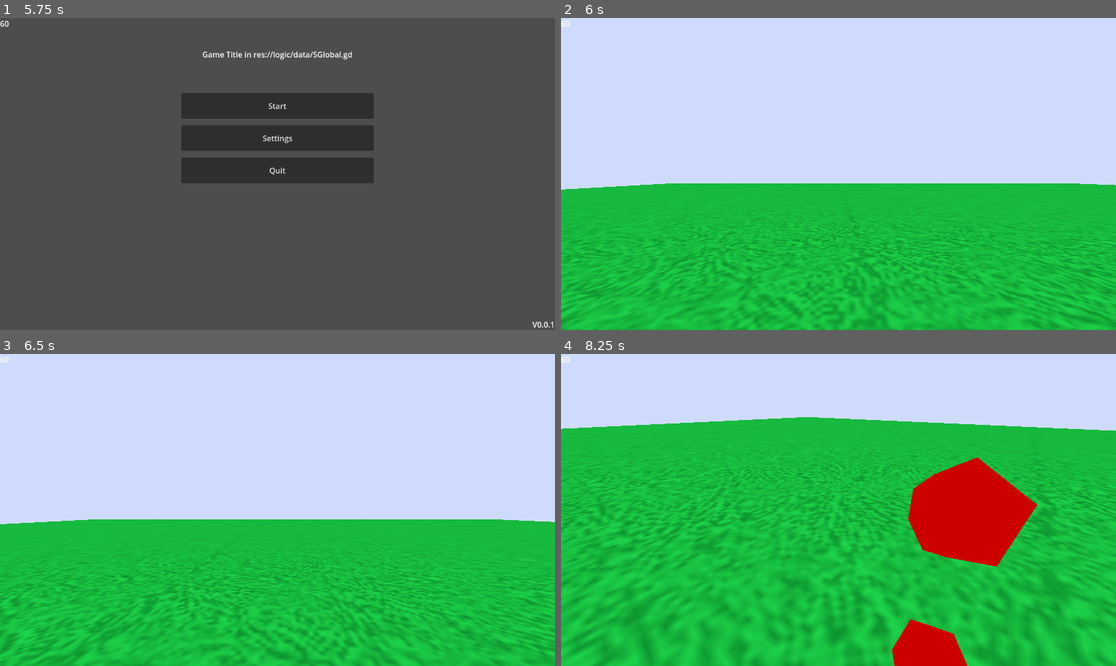
Above: before the commit, frames 1-4 (two rows, left to right).
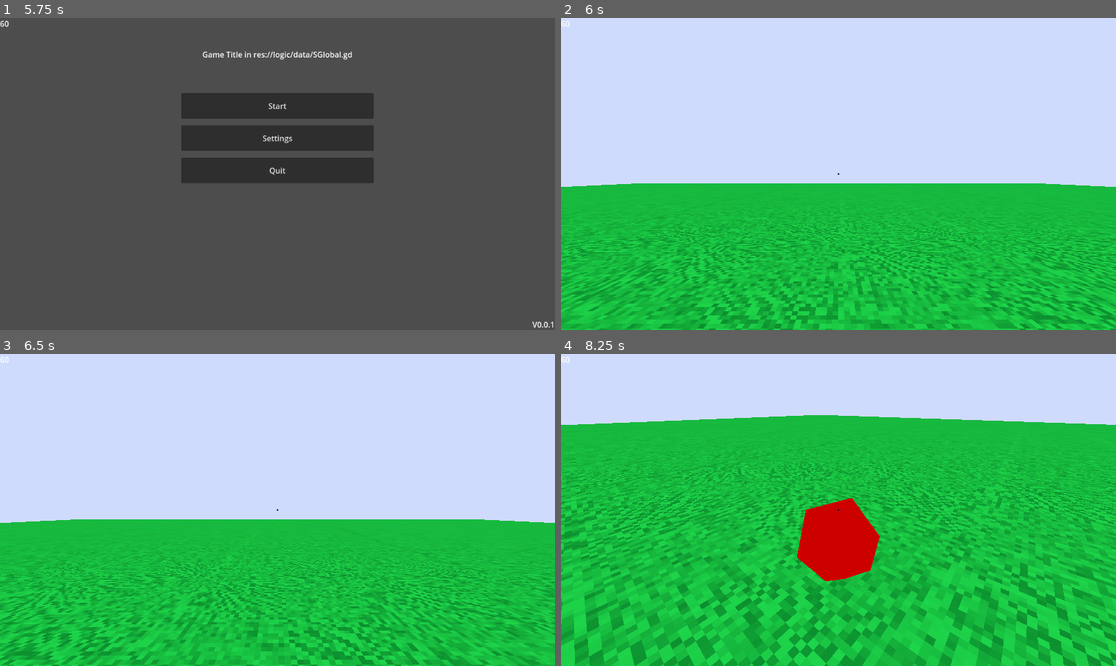
Above: after the commit, the same moments.

Repository: Duarterte/dougeball71_light
Game: Godot game, scene res://miscellaneous/first_boot/intro.tscn
Same seed, same stepped clock (60 frames per second), same inputs: the game is played once before the commit and once after it. Video files are missing from this copy of the repository; at most half a second of black plays in their place.
Inputs (mouse positions are in pixels of both pictures, inside the frame that each line leads up to):
- Up to frame 1 (5.75 s): click "Start" at 0.5 s; click "Start" at 1.25 s; tap Enter (ui_accept) at 2, 2.27, 2.75 s; move the mouse to (399, 158) at 2.02 s; press the mouse at (399, 158) at 2.03 s; hold Right (ui_right) 2.03-2.75 s; release the mouse at (399, 158) at 2.75 s; drag from (166, 189) to (249, 236) at 2.77 s; click "Settings" at 3.5 s; click (233, 114) at 4.25 s; click "Go Back" at 5 s
- Up to frame 2 (6 s): tap Enter (ui_accept) at 5.75 s; move the mouse to (894, 105) at 5.77 s; press the mouse at (894, 105) at 5.78 s; hold Right (ui_right) from 5.78 s (still down)
- Up to frame 3 (6.5 s): keep holding Right (ui_right)
- Up to frame 4 (8.25 s): move the mouse to (832, 516) at 6.52 s; release Right (ui_right) at 6.53 s; release the mouse at (832, 516) at 6.53 s; hold Up (ui_up) from 6.53 s (still down); click (832, 516) at 6.6 s; tap Enter (ui_accept) at 6.77, 7.52 s; move the mouse to (877, 513) at 7.27 s; press the mouse at (877, 513) at 7.28 s; move the mouse to (794, 506) at 8.02 s; release the mouse at (794, 506) at 8.03 s; click (794, 506) at 8.1 s

Frame 1 is identical in both runs. In frame 2, 11% of the frame differs, in the area x 0-100%, y 49-100%; in frame 3, 11%; in frame 4, 30%, in the area x 0-100%, y 19-100%.
Error after the commit: Invalid call. Nonexistent function 'get_child' in base 'Nil'. (res://characters/playerScript.gd:57)

Commit message:
Terrain and UI updated

Diff:
--- a/assets/ball.tscn
+++ b/assets/ball.tscn
@@ -1,20 +1,7 @@
-[gd_scene load_steps=5 format=3 uid="uid://dw3wm6c85j7qu"]
+[gd_scene load_steps=4 format=3 uid="uid://dw3wm6c85j7qu"]
 
 [sub_resource type="StandardMaterial3D" id="StandardMaterial3D_fksje"]
 vertex_color_use_as_albedo = true
-
-[sub_resource type="ArrayMesh" id="ArrayMesh_egws4"]
-_surfaces = [{
-"aabb": AABB(-0.894425, -1, -0.85064, 1.78885, 2, 1.70128),
-"format": 34896613377,
-"index_count": 60,
-"index_data": PackedByteArray(0, 0, 2, 0, 1, 0, 1, 0, 5, 0, 0, 0, 0, 0, 3, 0, 2, 0, 0, 0, 4, 0, 3, 0, 0, 0, 5, 0, 4, 0, 1, 0, 10, 0, 5, 0, 2, 0, 6, 0, 1, 0, 3, 0, 7, 0, 2, 0, 4, 0, 8, 0, 3, 0, 5, 0, 9, 0, 4, 0, 1, 0, 6, 0, 10, 0, 2, 0, 7, 0, 6, 0, 3, 0, 8, 0, 7, 0, 4, 0, 9, 0, 8, 0, 5, 0, 10, 0, 9, 0, 6, 0, 11, 0, 10, 0, 7, 0, 11, 0, 6, 0, 8, 0, 11, 0, 7, 0, 9, 0, 11, 0, 8, 0, 10, 0, 11, 0, 9, 0),
-"primitive": 3,
-"uv_scale": Vector4(0, 0, 0, 0),
-"vertex_count": 12,
-"vertex_data": PackedByteArray(255, 127, 0, 0, 255, 127, 0, 0, 140, 231, 193, 70, 26, 207, 0, 0, 114, 88, 193, 70, 255, 255, 0, 0, 0, 0, 193, 70, 255, 127, 0, 0, 114, 88, 193, 70, 0, 0, 0, 0, 140, 231, 193, 70, 228, 48, 0, 0, 140, 167, 61, 185, 255, 255, 0, 0, 114, 24, 61, 185, 26, 207, 0, 0, 114, 24, 61, 185, 228, 48, 0, 0, 140, 167, 61, 185, 0, 0, 0, 0, 255, 255, 61, 185, 255, 127, 0, 0, 255, 127, 255, 255, 255, 127, 0, 0)
-}]
-blend_shape_mode = 0
 
 [sub_resource type="ArrayMesh" id="ArrayMesh_vdgxx"]
 resource_name = "ball_Icosphere"
@@ -30,8 +17,6 @@
 "vertex_count": 22,
 "vertex_data": PackedByteArray(255, 127, 0, 0, 255, 127, 254, 192, 255, 127, 0, 0, 255, 127, 84, 213, 255, 127, 0, 0, 2 …(1135 unchanged characters)…
 }]
-blend_shape_mode = 0
-shadow_mesh = SubResource("ArrayMesh_egws4")
 
 [sub_resource type="ConvexPolygonShape3D" id="ConvexPolygonShape3D_lnyj1"]
 points = PackedVector3Array(0.457871, 0.198079, 0.0157824, -0.48874, -0.0916874, -0.0451868, -0.471509, -0.137027, -0.0 …(929 unchanged characters)…
--- /dev/null
+++ b/characters/CenterContainer.gd
@@ -0,0 +1,11 @@
+extends CenterContainer
+
+
+# Called when the node enters the scene tree for the first time.
+func _ready():
+	queue_redraw()
+
+
+func _draw():
+	print($"../..".position.x)
+	draw_circle(Vector2(0,0), 2., Color(0, 0, 0, .8))
--- a/characters/player.tscn
+++ b/characters/player.tscn
@@ -1,6 +1,14 @@
-[gd_scene load_steps=3 format=3 uid="uid://cw82d5se1l0j6"]
+[gd_scene load_steps=6 format=3 uid="uid://cw82d5se1l0j6"]
 
 [ext_resource type="Script" path="res://characters/playerScript.gd" id="1_3na7e"]
+[ext_resource type="Script" path="res://characters/CenterContainer.gd" id="2_eaeal"]
+
+[sub_resource type="StandardMaterial3D" id="StandardMaterial3D_0ypav"]
+transparency = 1
+albedo_color = Color(1, 1, 1, 0)
+
+[sub_resource type="QuadMesh" id="QuadMesh_qe1bs"]
+material = SubResource("StandardMaterial3D_0ypav")
 
 [sub_resource type="ConvexPolygonShape3D" id="ConvexPolygonShape3D_t2dot"]
 points = PackedVector3Array(-0.5, -0.5, -0.5, 0.5, 0.5, 0.5, 0.5, -0.5, 0.5, 0.5, 0.5, -0.5, -0.5, 0.5, 0.5, 0.5, -0.5, -0.5, -0.5, -0.5, 0.5, -0.5, 0.5, -0.5)
@@ -12,6 +20,35 @@
 [node name="PlayerCamera" type="Camera3D" parent="."]
 transform = Transform3D(1, 0, 0, 0, 1, 0, 0, 0, 1, 0, 1.5, -0.4)
 
+[node name="cameraPostProcessing" type="MeshInstance3D" parent="PlayerCamera"]
+transform = Transform3D(1, 0, 0, 0, 1, 0, 0, 0, 1, 0, 0, -0.0514618)
+extra_cull_margin = 16384.0
+gi_mode = 0
+mesh = SubResource("QuadMesh_qe1bs")
+
+[node name="Control" type="Control" parent="PlayerCamera"]
+layout_mode = 3
+anchors_preset = 15
+anchor_right = 1.0
+anchor_bottom = 1.0
+grow_horizontal = 2
+grow_vertical = 2
+pivot_offset = Vector2(576, 324)
+
+[node name="CenterContainer" type="CenterContainer" parent="PlayerCamera/Control"]
+layout_mode = 1
+anchors_preset = 8
+anchor_left = 0.5
+anchor_top = 0.5
+anchor_right = 0.5
+anchor_bottom = 0.5
+offset_right = 40.0
+offset_bottom = 40.0
+grow_horizontal = 2
+grow_vertical = 2
+pivot_offset = Vector2(20, 20)
+script = ExtResource("2_eaeal")
+
 [node name="CollisionShape3D" type="CollisionShape3D" parent="."]
 transform = Transform3D(1, 0, 0, 0, 2, 0, 0, 0, 1, 0, 1, 0)
 shape = SubResource("ConvexPolygonShape3D_t2dot")
--- a/characters/playerScript.gd
+++ b/characters/playerScript.gd
@@ -9,7 +9,22 @@
 @onready var lifes: int = 5
 var ballInstance: RigidBody3D
 var gravity = ProjectSettings.get_setting("physics/3d/default_gravity")
+
+func getHit():
+	var filterEffect: MeshInstance3D = $PlayerCamera/cameraPostProcessing
+	var material: Material = filterEffect.get_active_material(0)
+	material.albedo_color = Color(1, 0, 0, .5)
+	await  get_tree().create_timer(.075).timeout
+	material.albedo_color = Color(1, 1, 1, .3)
+	await  get_tree().create_timer(.075).timeout
+	material.albedo_color = Color(1, 0, 0, .5)
+	await  get_tree().create_timer(.075).timeout
+	material.albedo_color = Color(1, 1, 1, .3)
+	await  get_tree().create_timer(.075).timeout
+	material.albedo_color = Color(0, 0, 0, 0)
+
 func _ready():
+	$PlayerCamera/cameraPostProcessing.get_active_material(0).albedo_color = Color(0, 0, 0, 0)
 	Input.mouse_mode = Input.MOUSE_MODE_CAPTURED
 
 func _input(event):
@@ -36,12 +51,21 @@
 		get_tree().change_scene_to_file("res://logic/rootScn.tscn")
 	if ballInstance != null and isBallPlaying and Input.is_action_pressed("Throw"):
 		ballInstance.global_position = global_transform.origin+(-global_transform.basis.z.normalized())+(global_transform.basis.y.normalized()*1.45+global_transform.basis.x.normalized()*.5)
+		ballInstance.rotation_degrees = rotation_degrees
+	if Input.is_action_just_released("Throw"):
+		var currentBall = ballInstance
+		print(currentBall.get_child(0).get_aabb().size*.5)
+		if is_instance_valid(currentBall): currentBall.global_position = playerCamera.global_position
+		if is_instance_valid(currentBall): currentBall.rotation_degrees = playerCamera.rotation_degrees
+		MenuSound.get_child(2).play(0)
+		if is_instance_valid(currentBall): currentBall.apply_central_impulse(-(playerCamera.global_transform.basis.z)* 12.5)
+		await  get_tree().create_timer(2.).timeout
+		if is_instance_valid(currentBall): currentBall.queue_free()
 	if not is_on_floor():
 		velocity.y -= gravity * delta
 	# Handle jump.
 	if Input.is_action_just_pressed("ui_accept") and is_on_floor():
 		velocity.y = JUMP_VELOCITY
-
 	# Get the input direction and handle the movement/deceleration.
 	# As good practice, you should replace UI actions with custom gameplay actions.
 	var input_dir = Input.get_vector("ui_left", "ui_right", "ui_up", "ui_down")
--- /dev/null
+++ b/characters/shaders/player.gdshader
@@ -0,0 +1,12 @@
+shader_type spatial;
+render_mode unshaded;
+
+void fragment() {
+	ALBEDO = vec3(1., 0, 0);
+	ALPHA = 0.3;
+}
+
+//void light() {
+	// Called for every pixel for every light affecting the material.
+	// Uncomment to replace the default light processing function with this one.
+//}
--- a/characters/zomby.gd
+++ b/characters/zomby.gd
@@ -17,6 +17,7 @@
 			global_position += global_transform.basis.z.normalized()*3.
 			player.lifes -= 1
 			$AudioStreamPlayer3D2.play(0.0)
+			player.getHit()
 	else: return
 
 
@@ -27,7 +28,8 @@
 
 func _on_area_3d_body_entered(body):
 	visible = false
-	$AudioStreamPlayer3D.play(0)
+	var ballHitSound: AudioStreamPlayer3D = $AudioStreamPlayer3D
+	if isAlive: ballHitSound.play(0)
+	isAlive = false
 	body.queue_free()
-	isAlive = false
 	global_position.y = -100
--- a/logic/configuration/ZVMmain.gd
+++ b/logic/configuration/ZVMmain.gd
@@ -1,7 +1,6 @@
 extends Control
 class_name ZVMain
 # Called when the node enters the scene tree for the first time.
-
 func _process(delta):
 	if SGlobal.config[SGlobal.SHOWFPS]:
 		GMenu.get_child(0).text = str(Engine.get_frames_per_second())
--- a/logic/in_game_logic/Spawner.gd
+++ b/logic/in_game_logic/Spawner.gd
@@ -33,7 +33,7 @@
 	if not zmb.isAlive:
 		if is_instance_valid(aliveZombies.find(zmb)): aliveZombies.erase(aliveZombies.find(zmb))
 		zmb.isAlive = true
-		zmb.global_position = Vector3(randf_range(-31.5, 31.5), 0., randf_range(-31.5, 31.5))
+		zmb.global_position = Vector3(randf_range(player.global_position.x-31.5, player.global_position.x+31.5), 0., randf_range(player.global_position.z-31.5, player.global_position.z+31.5))
 		zmb.visible = true
 		aliveZombies.append(zmb)
 	if currentZombieIteration < NUMBEROFZOOMBIES-2: currentZombieIteration += 1
--- a/world/Level1.tscn
+++ b/world/Level1.tscn
@@ -1,9 +1,11 @@
-[gd_scene load_steps=13 format=3 uid="uid://cks7v6wj1ikb8"]
+[gd_scene load_steps=14 format=3 uid="uid://cks7v6wj1ikb8"]
 
 [ext_resource type="Script" path="res://logic/configuration/ZVMmain.gd" id="1_a3e34"]
 [ext_resource type="PackedScene" uid="uid://cw82d5se1l0j6" path="res://characters/player.tscn" id="2_bcxd7"]
 [ext_resource type="Texture2D" uid="uid://dvbfcbmunfy0e" path="res://world/textures/terrain_joda.png" id="2_m5gju"]
+[ext_resource type="Shader" path="res://world/shaders/clip_map.gdshader" id="2_plshp"]
 [ext_resource type="PackedScene" uid="uid://bedj5roxowdy1" path="res://logic/in_game_logic/spawner.tscn" id="4_ku2xq"]
+[ext_resource type="Script" path="res://world/Terrain.gd" id="4_p1x8v"]
 
 [sub_resource type="ProceduralSkyMaterial" id="ProceduralSkyMaterial_slx7c"]
 sky_top_color = Color(0, 1, 1, 1)
@@ -20,11 +22,11 @@
 reflected_light_source = 1
 tonemap_mode = 1
 
-[sub_resource type="StandardMaterial3D" id="StandardMaterial3D_w6faq"]
-resource_name = "Material.001"
-cull_mode = 2
-shading_mode = 0
-albedo_texture = ExtResource("2_m5gju")
+[sub_resource type="ShaderMaterial" id="ShaderMaterial_usrjg"]
+render_priority = 0
+shader = ExtResource("2_plshp")
+shader_parameter/playerPos = Vector3(0, 0, 0)
+shader_parameter/MapTextur = ExtResource("2_m5gju")
 
 [sub_resource type="ArrayMesh" id="ArrayMesh_t3y4h"]
 _surfaces = [{
@@ -48,7 +50,7 @@
 "format": 34896613399,
 "index_count": 6,
 "index_data": PackedByteArray(3, 0, 0, 0, 2, 0, 3, 0, 1, 0, 0, 0),
-"material": SubResource("StandardMaterial3D_w6faq"),
+"material": SubResource("ShaderMaterial_usrjg"),
 "name": "Material.001",
 "primitive": 3,
 "uv_scale": Vector4(0, 0, 0, 0),
@@ -60,9 +62,6 @@
 
 [sub_resource type="ConcavePolygonShape3D" id="ConcavePolygonShape3D_p27iq"]
 data = PackedVector3Array(1, 0, -1, -1, 0, 1, -1, 0, -1, 1, 0, -1, 1, 0, 1, -1, 0, 1)
-
-[sub_resource type="ConcavePolygonShape3D" id="ConcavePolygonShape3D_fe5wd"]
-data = PackedVector3Array(-0.5, 0.5, 0.5, 0.5, 0.5, 0.5, -0.5, -0.5, 0.5, 0.5, 0.5, 0.5, 0.5, -0.5, 0.5, -0.5, -0.5, 0.5, 0.5, 0.5, -0.5, -0.5, 0.5, -0.5, 0.5, -0.5, -0.5, -0.5, 0.5, -0.5, -0.5, -0.5, -0.5, 0.5, -0.5, -0.5, 0.5, 0.5, 0.5, 0.5, 0.5, -0.5, 0.5, -0.5, 0.5, 0.5, 0.5, -0.5, 0.5, -0.5, -0.5, 0.5, -0.5, 0.5, -0.5, 0.5, -0.5, -0.5, 0.5, 0.5, -0.5, -0.5, -0.5, -0.5, 0.5, 0.5, -0.5, -0.5, 0.5, -0.5, -0.5, -0.5, 0.5, 0.5, 0.5, -0.5, 0.5, 0.5, 0.5, 0.5, -0.5, -0.5, 0.5, 0.5, -0.5, 0.5, -0.5, 0.5, 0.5, -0.5, -0.5, -0.5, 0.5, 0.5, -0.5, 0.5, -0.5, -0.5, -0.5, 0.5, -0.5, 0.5, 0.5, -0.5, -0.5, -0.5, -0.5, -0.5)
 
 [node name="ZVMain" type="Control"]
 layout_mode = 3
@@ -76,26 +75,19 @@
 [node name="WorldEnvironment" type="WorldEnvironment" parent="world"]
 environment = SubResource("Environment_i4kve")
 
-[node name="Plane" type="MeshInstance3D" parent="world"]
+[node name="Terrain" type="MeshInstance3D" parent="world"]
 transform = Transform3D(32, 0, 0, 0, 1, 0, 0, 0, 32, 0, 0, 0)
 gi_mode = 0
 mesh = SubResource("ArrayMesh_hfwh7")
 skeleton = NodePath("")
+script = ExtResource("4_p1x8v")
 
-[node name="StaticBody3D" type="StaticBody3D" parent="world/Plane"]
+[node name="StaticBody3D" type="StaticBody3D" parent="world/Terrain"]
 
-[node name="CollisionShape3D" type="CollisionShape3D" parent="world/Plane/StaticBody3D"]
+[node name="CollisionShape3D" type="CollisionShape3D" parent="world/Terrain/StaticBody3D"]
 shape = SubResource("ConcavePolygonShape3D_p27iq")
 
 [node name="Player" parent="world" instance=ExtResource("2_bcxd7")]
-transform = Transform3D(1, 0, 0, 0, 1, 0, 0, 0, 1, -6, 0, 0)
 
 [node name="Spawner" parent="world" node_paths=PackedStringArray("player") instance=ExtResource("4_ku2xq")]
 player = NodePath("../Player")
-
-[node name="StaticBody3D" type="StaticBody3D" parent="world"]
-transform = Transform3D(63, 0, 0, 0, 63, 0, 0, 0, 63, 0, 0, 0)
-collision_mask = 0
-
-[node name="CollisionShape3D" type="CollisionShape3D" parent="world/StaticBody3D"]
-shape = SubResource("ConcavePolygonShape3D_fe5wd")
--- /dev/null
+++ b/world/Terrain.gd
@@ -0,0 +1,7 @@
+extends MeshInstance3D
+@onready var player: CharacterBody3D = $"../Player"
+
+func _process(delta):
+	global_position = Vector3(player.global_position.x, 0, player.global_position.z)
+	var material := get_active_material(0)
+	material.set("shader_parameter/playerPos", player.global_position*.03)
--- /dev/null
+++ b/world/shaders/clip_map.gdshader
@@ -0,0 +1,13 @@
+shader_type spatial;
+render_mode unshaded;
+uniform sampler2D MapTextur: repeat_enable, filter_nearest_mipmap;
+uniform vec3 playerPos;
+
+void fragment() {
+	ALBEDO = texture(MapTextur, UV+playerPos.xz).rgb;
+}
+
+//void light() {
+	// Called for every pixel for every light affecting the material.
+	// Uncomment to replace the default light processing function with this one.
+//}
